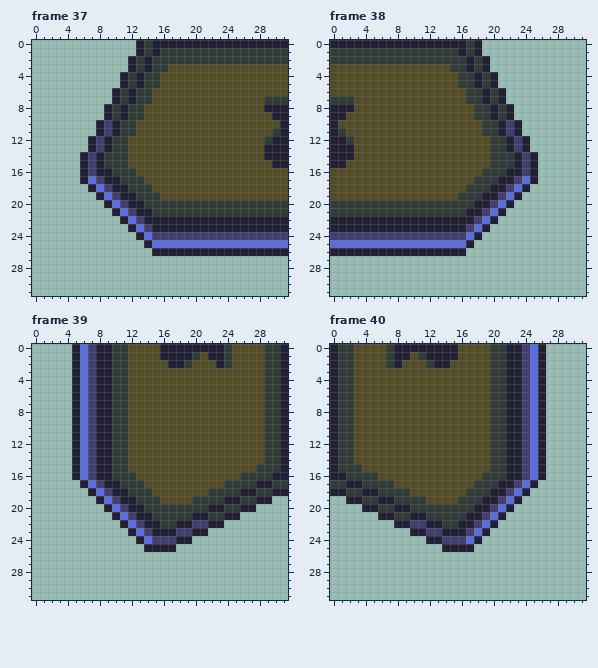
A pixel-art file gets an edit: assets/imgs/tileset-demo.ase. The picture above was drawn from the file before the commit.
32x32 pixels, 54 frames. Shown: frame 37, frame 38, frame 39, frame 40. The commit also changed other frames, which this record leaves out.
After the commit:
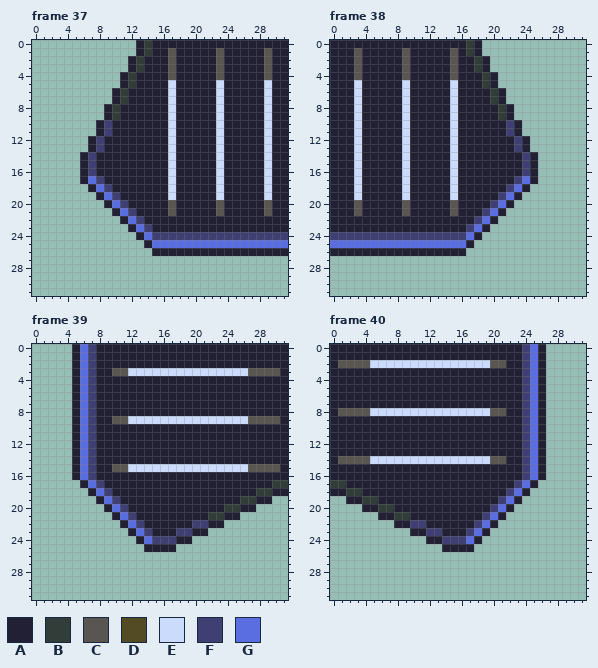
Palette (. is transparent): A #222034  B #323c39  C #595652  D #524b24  E #cbdbfc  F #3f3f74  G #5b6ee1
Commit message: Change locked doors to iron bars"
The exact change:
Changed rows in their new state; - is an unchanged pixel.
Frame 37:
first column x 9:
 1 -------ACAAAAACAAAAACAA
 2 ------AACAAAAACAAAAACAA
 3 ------AACAAAAACAAAAACAA
 4 -----AAACAAAAACAAAAACAA
 5 -----AAAEAAAAAEAAAAAEAA
 6 ----AAAAEAAAAAEAAAAAEAA
 7 ----AAAAEAAAAAEAAAAAEAA
 8 ---AAAAAEAAAAAEAAAAAE--
 9 ---AAAAAEAAAAAEAAAAAE--
10 --AAAAAAEAAAAAEAAAAAEA-
11 --AAAAAAEAAAAAEAAAAAEA-
12 -AAAAAAAEAAAAAEAAAAAE--
13 -AAAAAAAEAAAAAEAAAAAE--
14 AAAAAAAAEAAAAAEAAAAAE--
15 AAAAAAAAEAAAAAEAAAAAE--
16 -AAAAAAAEAAAAAEAAAAAEAA
17 --AAAAAAEAAAAAEAAAAAEAA
18 ---AAAAAEAAAAAEAAAAAEAA
19 ----AAAAEAAAAAEAAAAAEAA
20 -----AAACAAAAACAAAAACAA
21 ------AACAAAAACAAAAACAA
Frame 38:
first column x 0:
 1 AAACAAAAACAAAAAC-------
 2 AAACAAAAACAAAAACA------
 3 AAACAAAAACAAAAACA------
 4 AAACAAAAACAAAAACAA-----
 5 AAAEAAAAAEAAAAAEAA-----
 6 AAAEAAAAAEAAAAAEAAA----
 7 AAAEAAAAAEAAAAAEAAA----
 8 ---EAAAAAEAAAAAEAAAA---
 9 --AEAAAAAEAAAAAEAAAA---
10 -AAEAAAAAEAAAAAEAAAAA--
11 -AAEAAAAAEAAAAAEAAAAA--
12 --AEAAAAAEAAAAAEAAAAAA-
13 ---EAAAAAEAAAAAEAAAAAA-
14 ---EAAAAAEAAAAAEAAAAAAA
15 --AEAAAAAEAAAAAEAAAAAAA
16 AAAEAAAAAEAAAAAEAAAAAA-
17 AAAEAAAAAEAAAAAEAAAAA--
18 AAAEAAAAAEAAAAAEAAAA---
19 AAAEAAAAAEAAAAAEAAA----
20 AAACAAAAACAAAAACAA-----
21 AAACAAAAACAAAAACA------
Frame 39:
first column x 10:
 0 AAAAAA--------AAAAAAA
 1 AAAAAA----AA--AAAAAAA
 2 AAAAAAA--AAAA-AAAAAAA
 3 CCEEEEEEEEEEEEEEECCCC
 4 AAAAAAAAAAAAAAAAAAAAA
 5 AAAAAAAAAAAAAAAAAAAAA
 6 AAAAAAAAAAAAAAAAAAAAA
 7 AAAAAAAAAAAAAAAAAAAAA
 8 AAAAAAAAAAAAAAAAAAAAA
 9 CCEEEEEEEEEEEEEEECCCC
10 AAAAAAAAAAAAAAAAAAAAA
11 AAAAAAAAAAAAAAAAAAAAA
12 AAAAAAAAAAAAAAAAAAAAA
13 AAAAAAAAAAAAAAAAAAAAA
14 AAAAAAAAAAAAAAAAAAAAA
15 CCEEEEEEEEEEEEEEECCCC
16 AAAAAAAAAAAAAAAAAAAA-
17 -AAAAAAAAAAAAAAAAA---
18 --AAAAAAAAAAAAAA-----
19 ---AAAAAAAAAAA-------
20 ----AAAAAAAA---------
21 -----AAAAA-----------
22 ------AA-------------
Frame 40:
first column x 1:
 0 AAAAAAA--------AAAAAA
 1 AAAAAAA--AA----AAAAAA
 2 CCCCEEEEEEEEEEEEEEECC
 3 AAAAAAAAAAAAAAAAAAAAA
 4 AAAAAAAAAAAAAAAAAAAAA
 5 AAAAAAAAAAAAAAAAAAAAA
 6 AAAAAAAAAAAAAAAAAAAAA
 7 AAAAAAAAAAAAAAAAAAAAA
 8 CCCCEEEEEEEEEEEEEEECC
 9 AAAAAAAAAAAAAAAAAAAAA
10 AAAAAAAAAAAAAAAAAAAAA
11 AAAAAAAAAAAAAAAAAAAAA
12 AAAAAAAAAAAAAAAAAAAAA
13 AAAAAAAAAAAAAAAAAAAAA
14 CCCCEEEEEEEEEEEEEEECC
15 AAAAAAAAAAAAAAAAAAAAA
16 -AAAAAAAAAAAAAAAAAAAA
17 ---AAAAAAAAAAAAAAAAA-
18 -----AAAAAAAAAAAAAA--
19 -------AAAAAAAAAAA---
20 ---------AAAAAAAA----
21 -----------AAAAA-----
22 -------------AA------
Changed places in both pictures, as pixel boxes (x1, y1, x2, y2):
changed: (104, 48, 288, 216)
changed: (330, 48, 514, 216)
changed: (112, 344, 280, 528)
changed: (338, 344, 506, 528)
